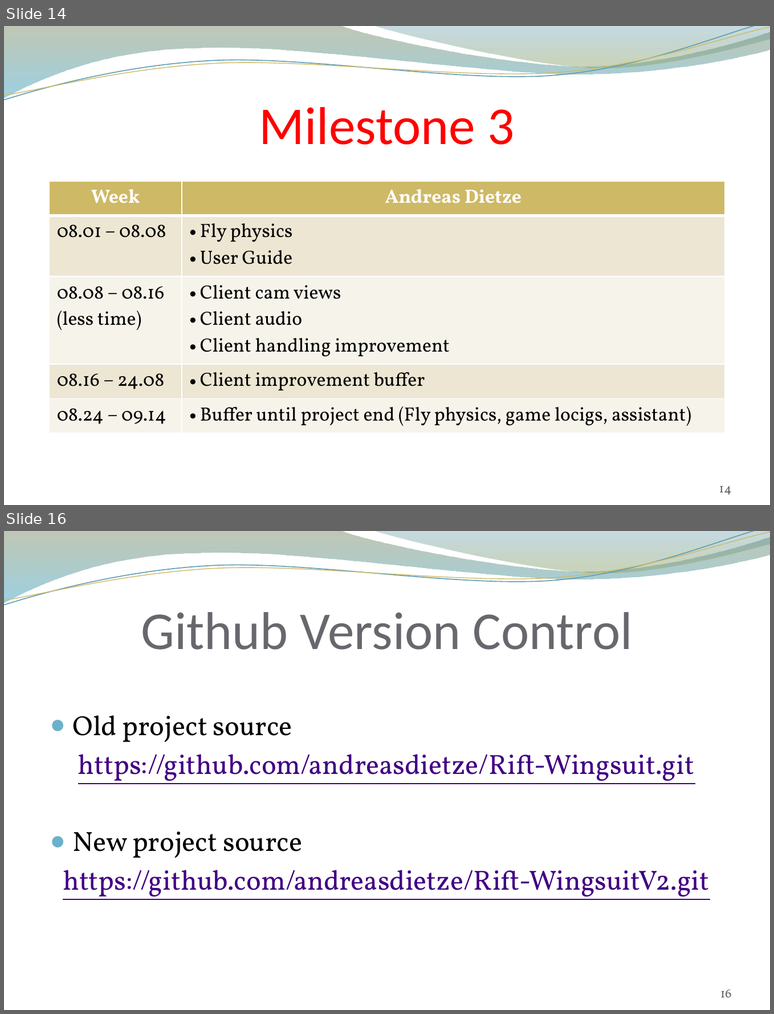
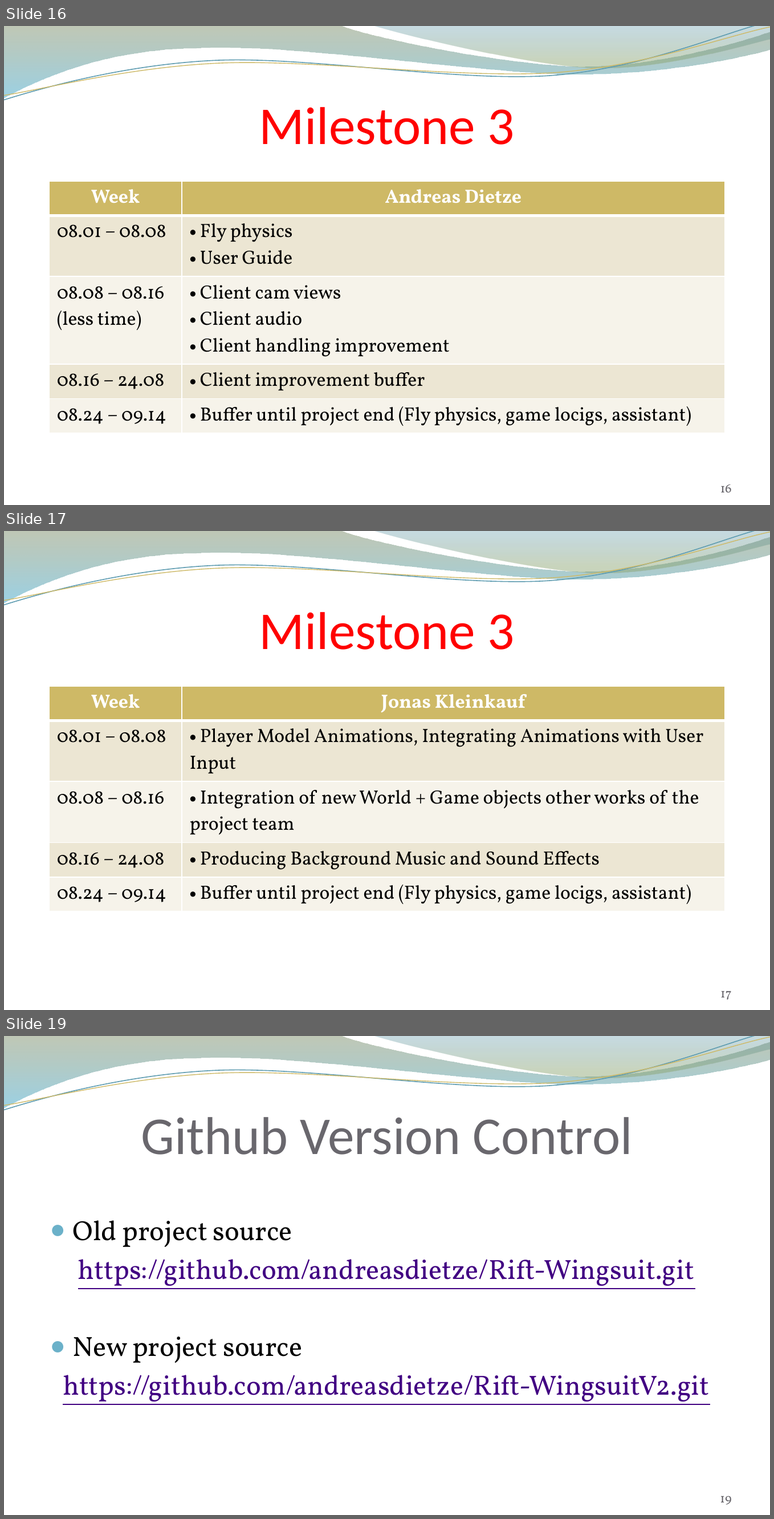
Before and after one commit to andreasdietze/Rift-WingsuitV2, a slide deck: Präsentationen/Projektpräsentation/Project proposal Rift Wingsuit V2.pptx. Shown one above the other, each under a label of ours: slides 14 and 16 before the commit, slides 16, 17 and 19 after it; the slides between them are not shown. The pictures are 774x1014 and 774x1519 pixels, drawn with LibreOffice and Linux fonts; fonts in the diff are those of the drawing; background and template pictures are left out. Boxes give left, top, right and bottom in pixels: in the first picture for what was removed or moved away, otherwise in the second. Text is boxed around its words. In the diff, an @@ line names an element or a change of style, - is before the commit and + after.

Commit message:
Added Milestones for Jonas Kleinkauf

```diff
--- a/Präsentationen/Projektpräsentation/Project proposal Rift Wingsuit V2.pptx
+++ b/Präsentationen/Projektpräsentation/Project proposal Rift Wingsuit V2.pptx
@@ slide 17 added at box(4, 531, 770, 1010), background picture (left out); not listed: 4 template elements that a slide beside it also shows @@
@@ title added at box(259, 612, 514, 650), 50 pt, text #FF0000 @@
+Milestone 3
@@ table added at box(49, 685, 725, 906), 5 rows, 2 columns @@
+Week | Jonas Kleinkauf
+08.01 – 08.08 | Player Model Animations, Integrating Animations with User Input
+08.08 – 08.16 | Integration of new World + Game objects other works of the project team
+08.16 – 24.08 | Producing Background Music and Sound Effects
+08.24 – 09.14 | Buffer until project end (Fly physics, game locigs, assistant)
@@ page number added at box(720, 991, 732, 1000), 12 pt, text #646268 @@
+17
@@ what was slide 14 is now slide 16 @@
@@ page number at box(720, 484, 732, 492): text changed @@
-14
+16
@@ what was slide 16 is now slide 19 @@
@@ page number at box(720, 1495, 731, 1505): text changed @@
-16
+19
```
Also in this commit, not shown: 1 slide changed, 2 other slides added.
